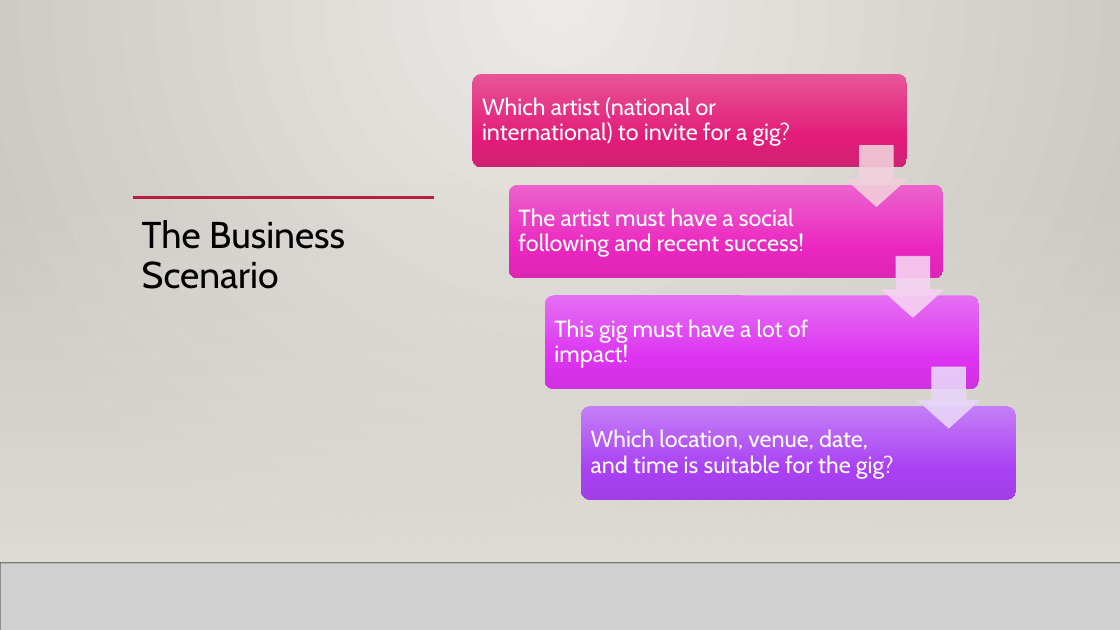
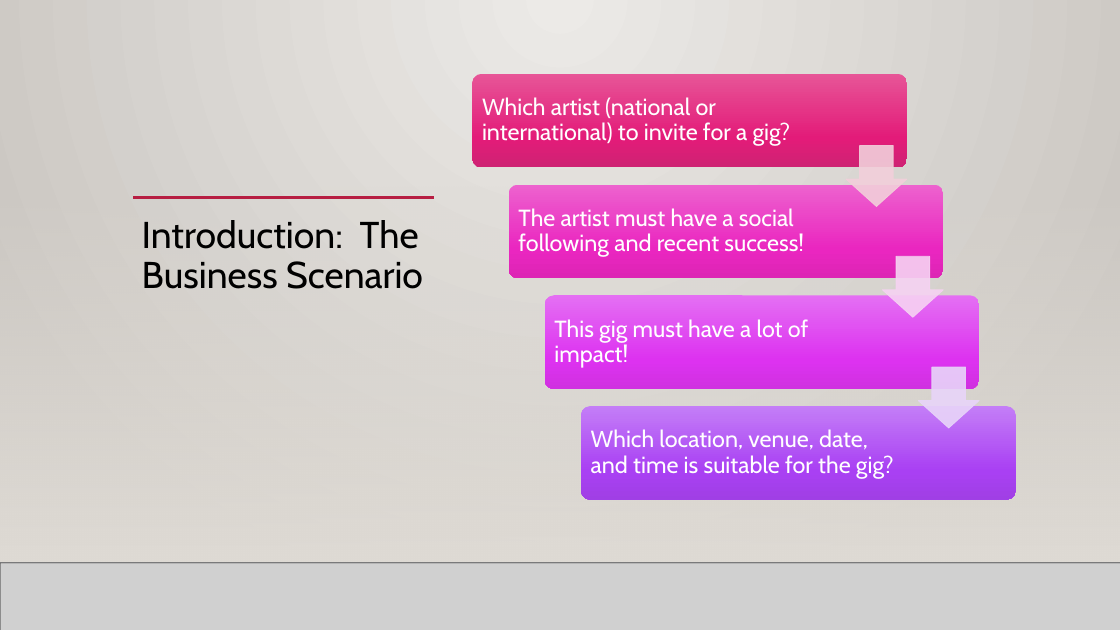
Before and after one commit to mahyarshu/Gigalytics, a slide deck: slide 6 of documents/Presentation/Innovators.pptx. Drawn at 1120x630 pixels with LibreOffice and Linux fonts; fonts in the diff are those of the drawing; grey boxes stand for pictures; background and template pictures are left out. Boxes give left, top, right and bottom in pixels: in the first picture for what was removed or moved away, otherwise in the second. Text is boxed around its words. In the diff, an @@ line names an element or a change of style, - is before the commit and + after.

```diff
--- a/documents/Presentation/Innovators.pptx
+++ b/documents/Presentation/Innovators.pptx
@@ title at [142,220,423,289]: text changed @@
-The Business Scenario
+Introduction: The Business Scenario
```
Also in this commit, not shown: 16 other slides changed, 1 slide added, 1 slide removed.
